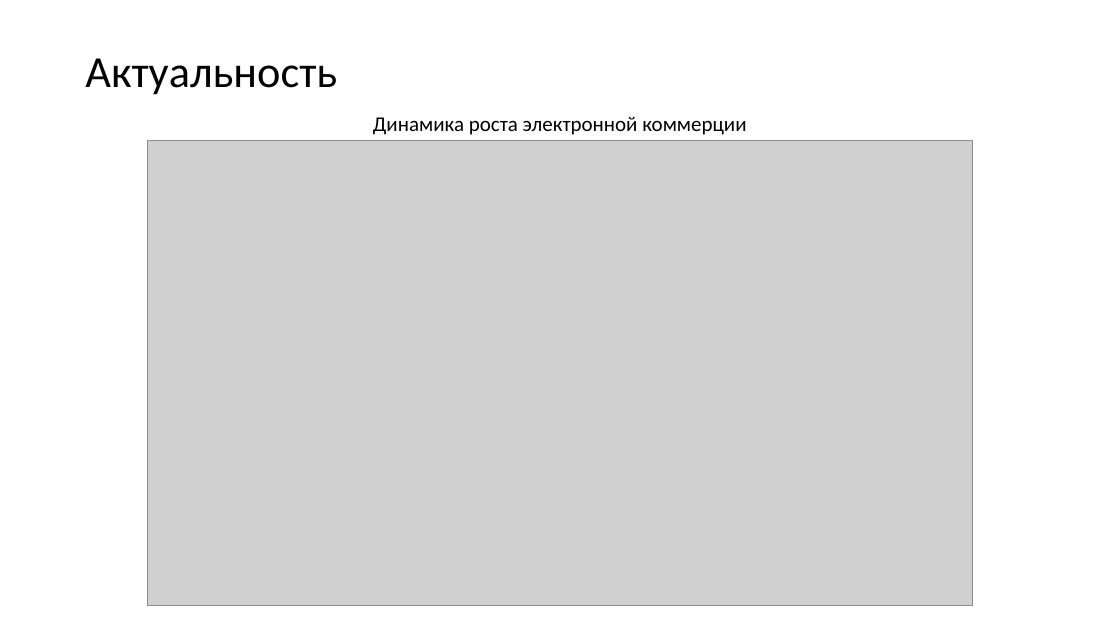
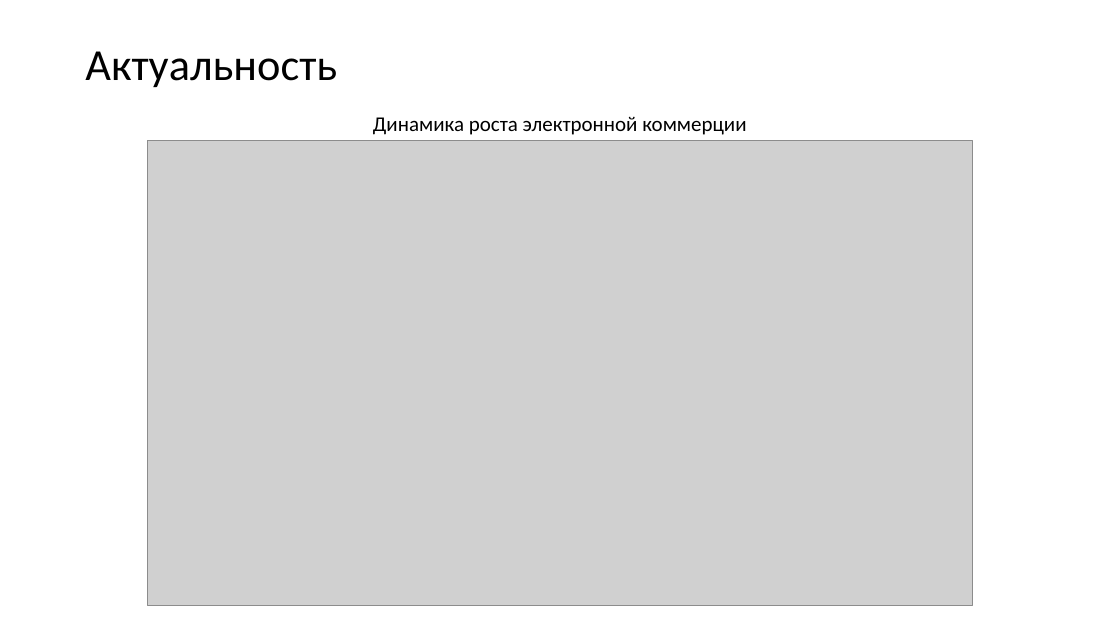
Before and after one commit to ugolnikov/deplom, a slide deck: slide 2 of Защита Диплом - Угольников Д.О..pptx. Drawn at 1120x630 pixels with LibreOffice and Linux fonts; fonts in the diff are those of the drawing; grey boxes stand for pictures. Boxes give left, top, right and bottom in pixels: in the first picture for what was removed or moved away, otherwise in the second. Text is boxed around its words. In the diff, an @@ line names an element or a change of style, - is before the commit and + after.

```diff
--- a/Защита Диплом - Угольников Д.О..pptx
+++ b/Защита Диплом - Угольников Д.О..pptx
@@ title "Актуальность": place and size @@
-title "Актуальность" at [85,58,337,94]
+title "Актуальность" at [85,51,337,87]
```
Also in this commit, not shown: 2 other slides changed, 10 slides added, 1 slide removed, 1 other file.
